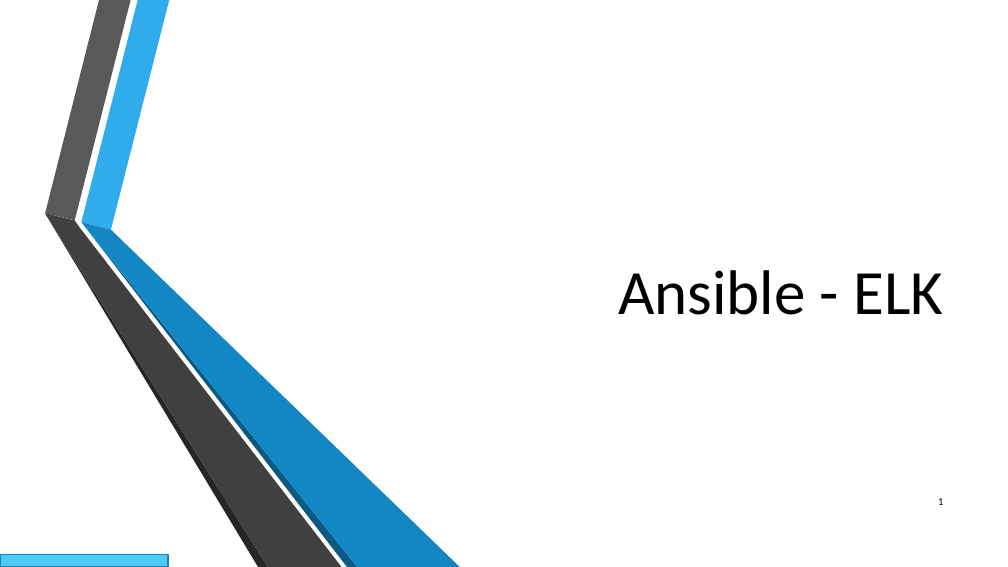
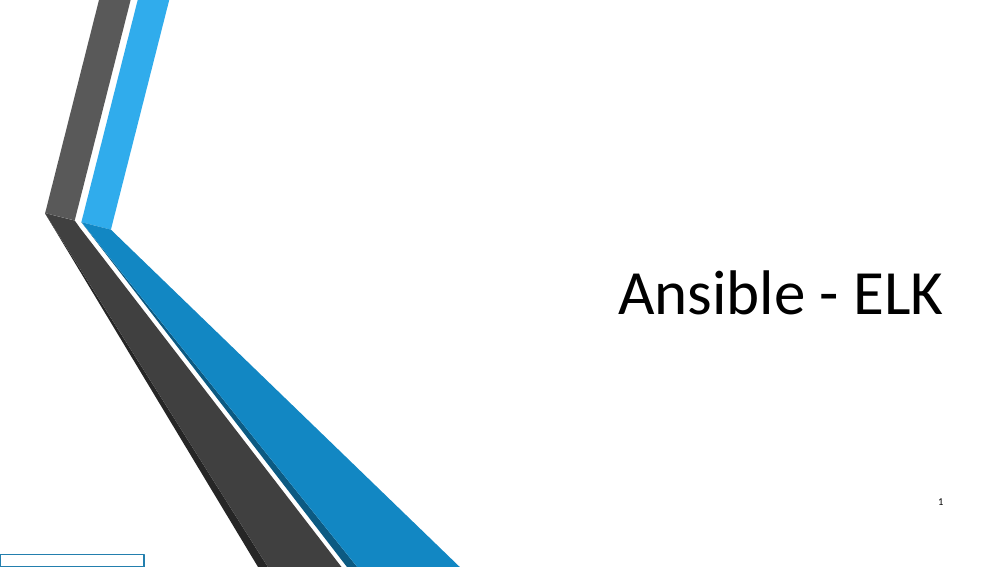
Before and after one commit to Nodulaire/ELK-Ansible, a slide deck: slide 1 of Presentation/PresC4.pptx. Drawn at 1008x567 pixels with LibreOffice and Linux fonts; fonts in the diff are those of the drawing; background and template pictures are left out. Boxes give left, top, right and bottom in pixels: in the first picture for what was removed or moved away, otherwise in the second. Text is boxed around its words. In the diff, an @@ line names an element or a change of style, - is before the commit and + after.

```diff
--- a/Presentation/PresC4.pptx
+++ b/Presentation/PresC4.pptx
@@ rectangle: place and size @@
-rectangle at box(0, 554, 168, 567)
+rectangle at box(0, 554, 144, 567)
@@ rectangle at box(0, 554, 144, 567): fill #4ACBFA to #FFFFFF @@
```
Also in this commit, not shown: 5 other slides changed, 1 slide added, 1 other file.
